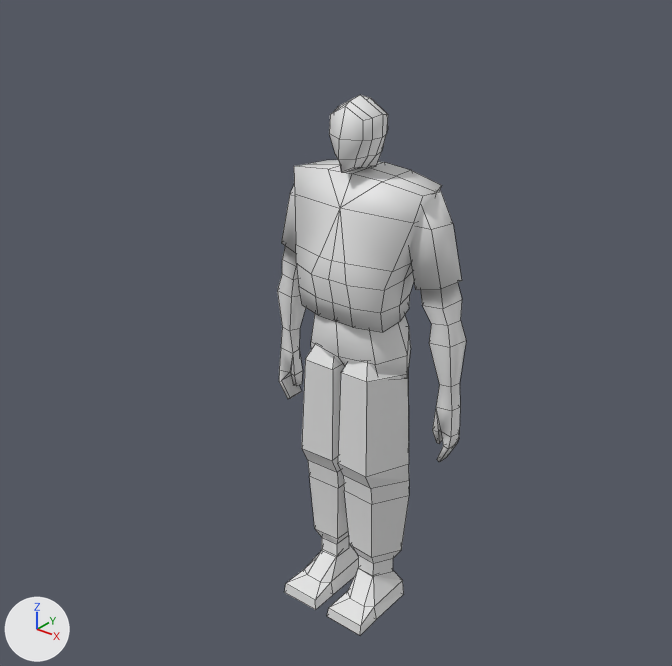
Two versions of the Blender file puyoknight/base-male-re.blend, one commit apart.
One viewpoint serves both versions: a 50 mm lens placed at (1.84, -2.42, 2.63), pointed at (-0.62, 0.65, 0.73). Every picture has the same lights, and +X, +Y and +Z are marked at lower left. The first picture is the older version. Mesh edges are drawn as thin lines.

Before the edit, the objects in view are built like this:
```python
ob_head = bpy.data.objects.new('Head', me_cube_001)
ob_head.location = (0.0, 0.0, 1.919)
ob_head.scale = (0.107, 0.107, 0.107)
ob_leg_l = bpy.data.objects.new('Leg.L', me_cylinder_001)
ob_leg_l.location = (0.0, 0.0, 0.0)
ob_leg_l.scale = (0.126, 0.126, 0.126)
ob_leonfront = bpy.data.objects.new('leonfront', me_leon)
ob_leonfront.location = (0.0, 1.5, 0.0)
ob_leonfront.rotation_euler = (1.571, 0.0, 0.0)  # degrees (90, 0, 0)
ob_leonfront.scale = (0.0357, 0.0357, 0.0357)
ob_leonside = bpy.data.objects.new('leonside', me_leon_001)
ob_leonside.location = (-1.5, 0.0, 0.0)
ob_leonside.rotation_euler = (1.571, 0.0, 0.0)  # degrees (90, 0, 0)
ob_leonside.scale = (0.0357, 0.0357, 0.0357)
ob_torso = bpy.data.objects.new('Torso', me_cube_002)
ob_torso.location = (0.0, 0.0, 1.505)
ob_torso.scale = (0.231, 0.231, 0.231)
ob_waist = bpy.data.objects.new('Waist', me_cube_003)
ob_waist.location = (0.0, 0.0, 1.085)
ob_waist.scale = (0.17, 0.17, 0.17)
# also in view: 'Arm.L' at (0.0, 0.06, 1.23); 'Foot.L' at (0.0, -0.07, 0.08)
```
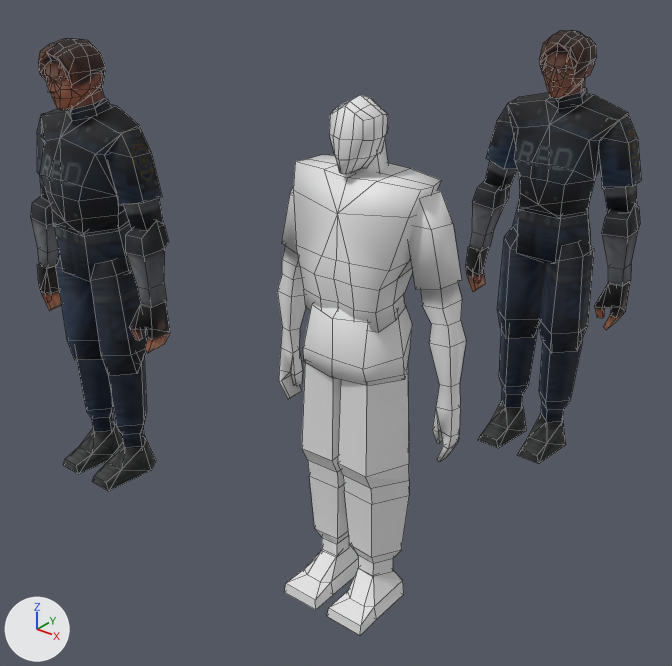
Patch to the scene script:
```diff
--- a/puyoknight/base-male-re.blend.py
+++ b/puyoknight/base-male-re.blend.py
@@ me_cube_001 @@
 # used by ob_head; location = (0.0, 0.0, 1.919); scale = (0.107, 0.107, 0.107)
-me_cube_001.from_pydata(...)  # 34 vertices, 26 faces; spans x 0.0..0.88, y -1.02..1.05, z -1.42..0.89
+me_cube_001.from_pydata(...)  # 48 vertices, 40 faces; spans x 0.0..0.88, y -1.02..1.05, z -1.42..0.89
+# me_cube_001 part 1
+# 14 faces are deleted
+# 8 vertices move from x 0.0..0.76, y -0.9..-0.27, z -1.34..0.34 to x 0.0..0.82, y -0.91..-0.27, z -1.36..0.36
+# 14 vertices are added at x 0.0..0.42, y -0.85..0.92, z -1.39..0.66
+# 28 new faces join them
@@ me_cube_002 @@
 # used by ob_torso; location = (0.0, 0.0, 1.505); scale = (0.231, 0.231, 0.231)
-me_cube_002.from_pydata(...)  # 45 vertices, 38 faces; spans x 0.0..1.18, y -0.71..0.82, z -1.09..1.12
+me_cube_002.from_pydata(...)  # 45 vertices, 38 faces; spans x 0.0..1.15, y -0.62..0.82, z -1.14..1.12
+# me_cube_002 part 2: 41 of 45 vertices moved; they spanned x 0.0..1.18, y -0.71..0.82, z -1.09..1.12 and now span x 0.0..1.15, y -0.62..0.81, z -1.14..1.12; mean shift (-0.03, -0.01, 0.0); largest move (0.0, -0.61, -0.75) -> (0.0, -0.49, -0.79)
@@ me_cube_003 @@
 # used by ob_waist; location = (0.0, 0.0, 1.085); scale = (0.17, 0.17, 0.17)
-me_cube_003.from_pydata(...)  # 22 vertices, 16 faces; spans x 0.0..1.26, y -0.73..0.93, z -0.65..1.45
+me_cube_003.from_pydata(...)  # 23 vertices, 17 faces; spans x 0.0..1.23, y -0.86..1.08, z -0.64..1.51
+# me_cube_003 part 3: the whole mesh is rebuilt
@@ me_cylinder_002 @@
+me_cylinder_002.from_pydata([(0.0, 1.04, -0.86), (0.0, 0.88, 0.95), (0.86, 0.39, -0.91), (0.86, 0.22, 0.89), (0.53, -0.67, -1.0), (0.53, -0.84, 0.81), (-0.53, -0.67, -1.0), (-0.53, -0.84, 0.81), (-0.86, 0.39, -0.91), (-0.86, 0.22, 0.89)], [], [(0, 1, 3, 2), (2, 3, 5, 4), (4, 5, 7, 6), (3, 1, 9, 7, 5), (6, 7, 9, 8), (8, 9, 1, 0), (0, 2, 4, 6, 8)])
+me_cylinder_002.polygons.foreach_set('use_smooth', [True] * 7)
@@ ob_leonfront @@
 ob_leonfront.scale = (0.0357, 0.0357, 0.0357)
-ob_leonfront.hide_set(True)  # its collection is switched off
@@ ob_leonside @@
 ob_leonside.scale = (0.0357, 0.0357, 0.0357)
-ob_leonside.hide_set(True)  # its collection is switched off
@@ ob_neck @@
+ob_neck = bpy.data.objects.new('Neck', me_cylinder_002)
+ob_neck.location = (0.0, 0.044, 1.802)
+ob_neck.rotation_euler = (-0.319, 0.0, 3.142)  # degrees (-18, 0, 180)
+ob_neck.scale = (0.0745, 0.0745, 0.0927)
```

What differs and where, as boxes (x1, y1, x2, y2) in the pictures (672 x 666 px):
'leonfront', shown: after (466, 30, 641, 463)
'leonside', shown: after (31, 38, 170, 491)
'Torso', reshaped: before (294, 160, 442, 332); after (293, 155, 441, 332)
'Waist', reshaped: before (311, 314, 411, 379); after (303, 304, 412, 386)
'Head', reshaped: before (329, 95, 388, 172); after (329, 95, 388, 174)
'Neck', added: after (355, 141, 388, 173)
part 1 of me_cube_001, built on: before (330, 97, 384, 172); after (330, 97, 384, 174)
